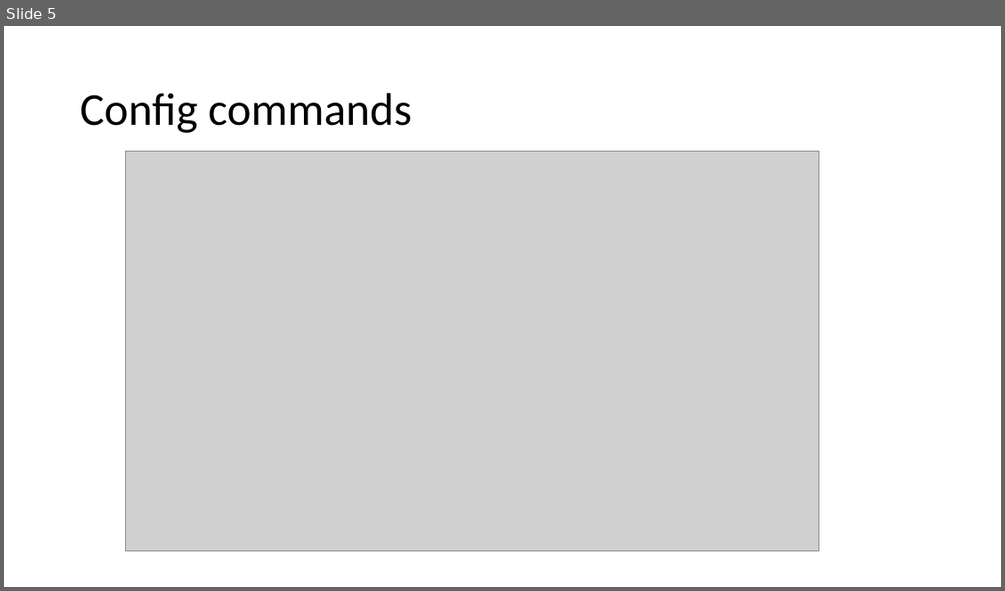
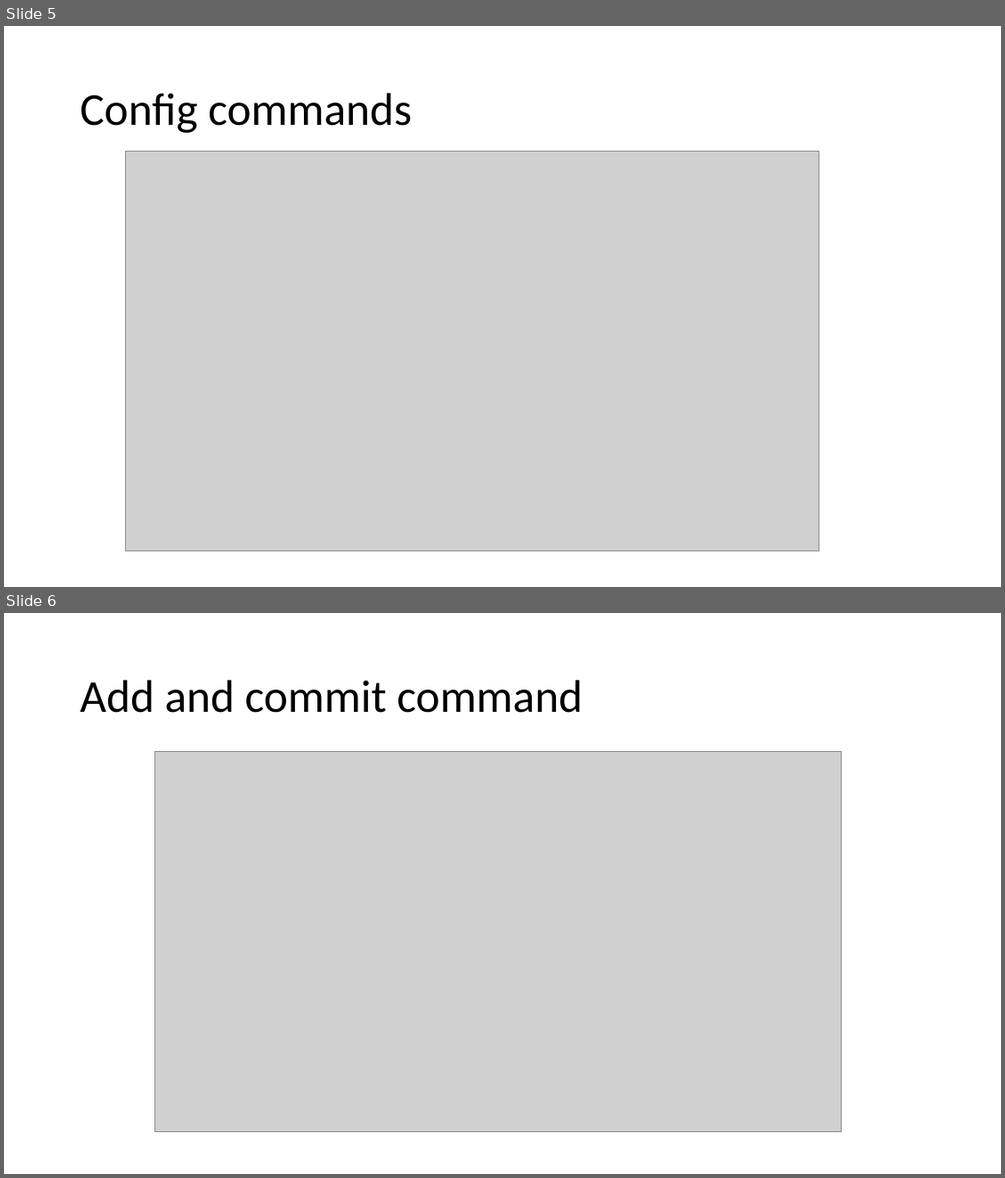
Before and after one commit to badrinath521/Kura-Badrinath, a slide deck: hometask1.pptx. Shown one above the other, each under a label of ours: slide 5 before the commit, slides 5 and 6 after it. The pictures are 1005x591 and 1005x1178 pixels, drawn with LibreOffice and Linux fonts; fonts in the diff are those of the drawing; grey boxes stand for pictures. Boxes give left, top, right and bottom in pixels: in the first picture for what was removed or moved away, otherwise in the second. Text is boxed around its words. In the diff, an @@ line names an element or a change of style, - is before the commit and + after.

```diff
--- a/hometask1.pptx
+++ b/hometask1.pptx
@@ slide 6 added at (x1=4, y1=613, x2=1001, y2=1174), background #FFFFFF @@
@@ title added at (x1=80, y1=680, x2=582, y2=713), 44 pt, text #000000 @@
+Add and commit command
@@ picture added at (x1=154, y1=751, x2=841, y2=1132) @@
```
Also in this commit, not shown: 2 other slides added.
